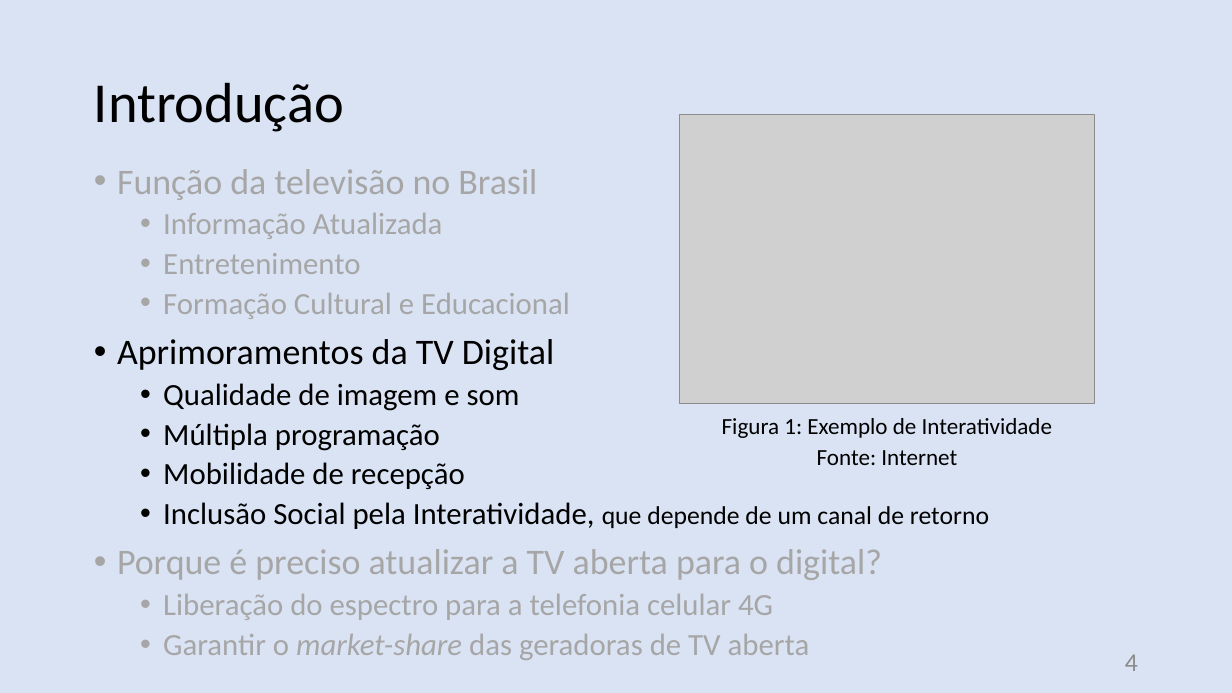
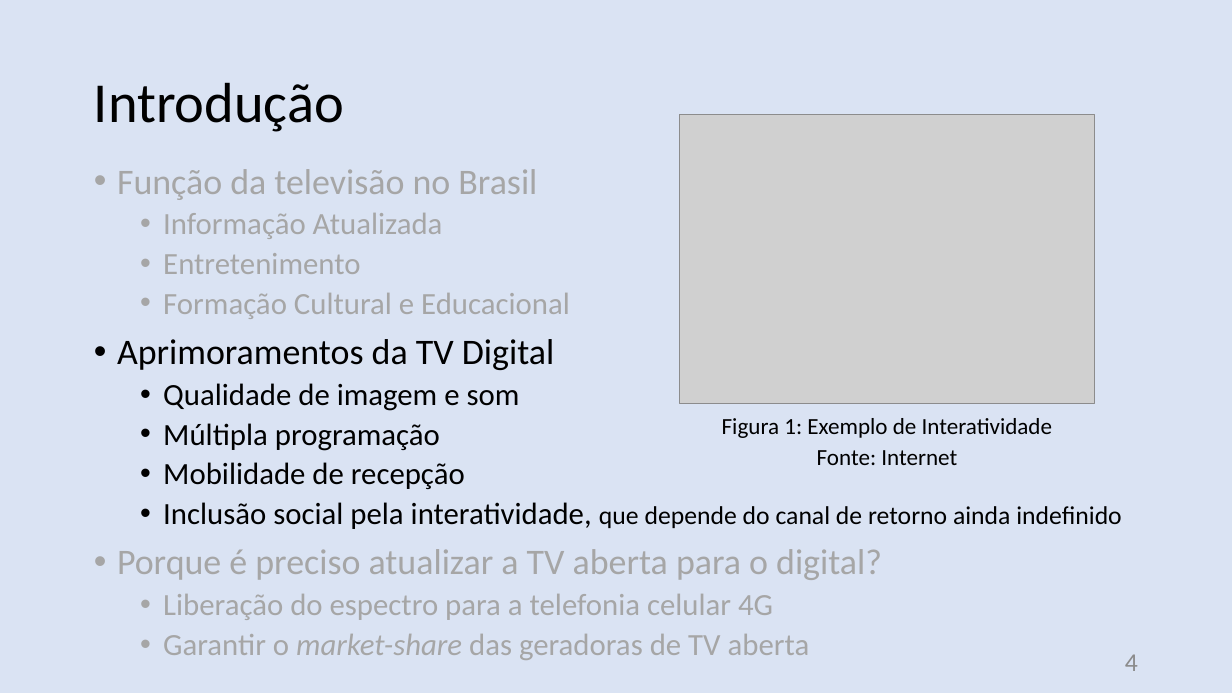
Before and after one commit to nasall2/TCC, a slide deck: slide 4 of relatorio/abntex2-modelos-1.9.2/figuras/apresentacao.pptx. Drawn at 1232x693 pixels with LibreOffice and Linux fonts; fonts in the diff are those of the drawing; grey boxes stand for pictures. Boxes give left, top, right and bottom in pixels: in the first picture for what was removed or moved away, otherwise in the second. Text is boxed around its words. In the diff, an @@ line names an element or a change of style, - is before the commit and + after.

```diff
--- a/relatorio/abntex2-modelos-1.9.2/figuras/apresentacao.pptx
+++ b/relatorio/abntex2-modelos-1.9.2/figuras/apresentacao.pptx
@@ text at (163, 502, 1121, 529): text changed; size 24 to 20 pt @@
-  • Inclusão Social pela Interatividade, que depende de um canal de retorno
+  • Inclusão social pela interatividade, que depende do canal de retorno ainda indefinido
```
Also in this commit, not shown: 12 other slides changed, 22 other files.
